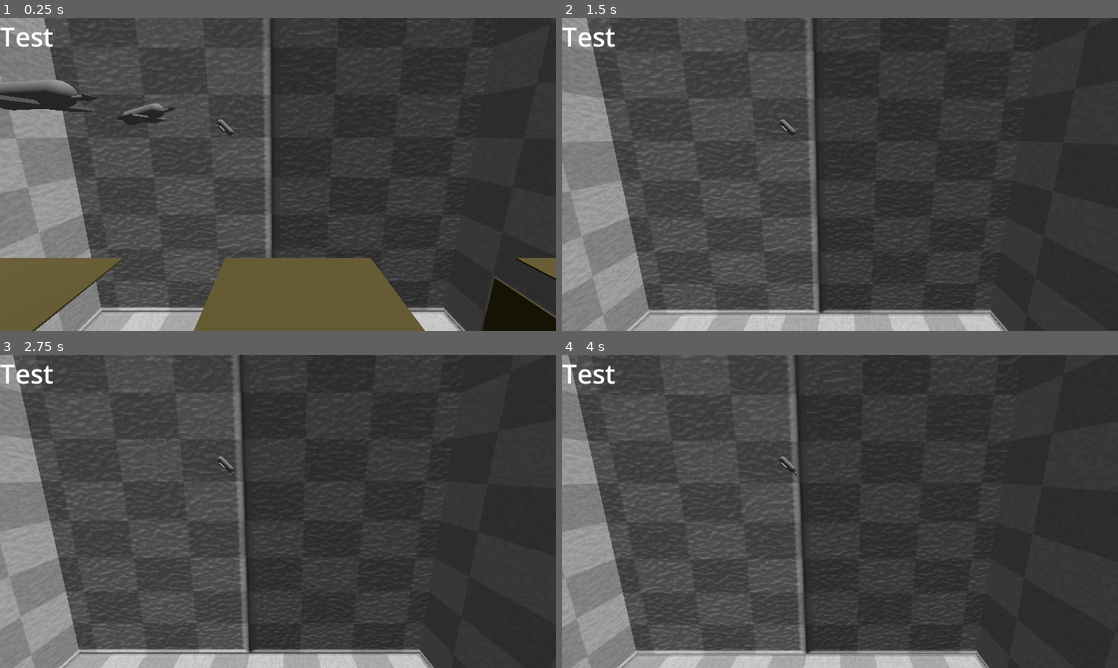
Above: before the commit, frames 1-4 (two rows, left to right).
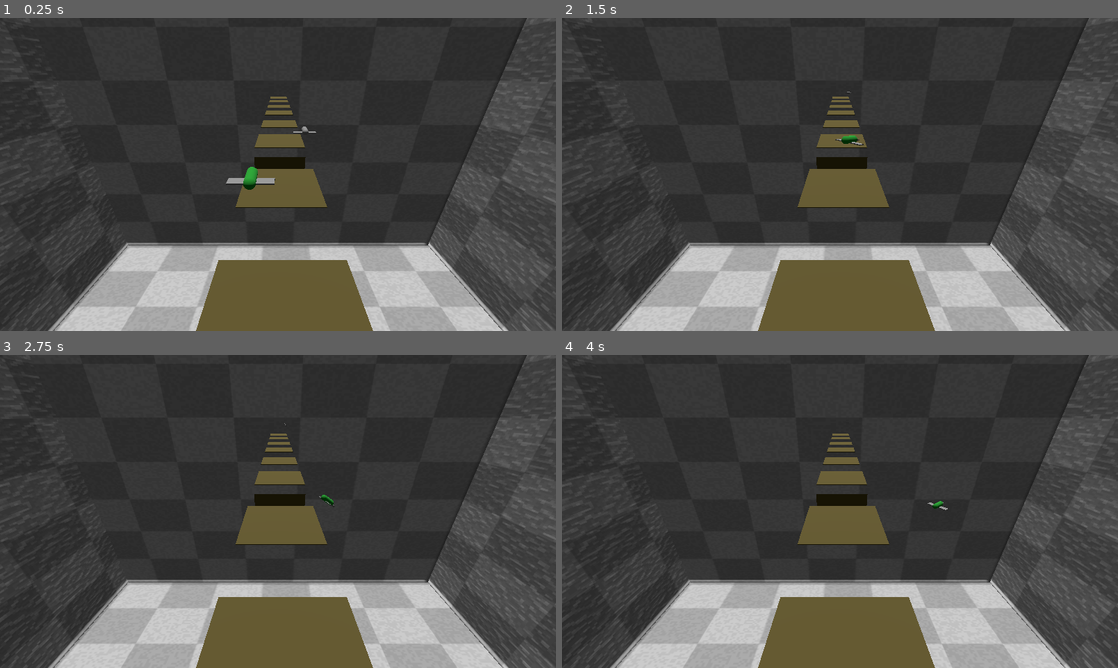
Above: after the commit, the same moments.

Repository: BeegFloppa15/Project_Airdrifter
Game: Godot game, scene res://testing_scene_1.tscn
Two runs of this game, one before a commit and one after it. Both use one fixed random seed, a clock stepped at 60 frames per second and the inputs below.
Inputs:
- Up to frame 1 (0.25 s): no input
- Up to frame 2 (1.5 s): hold D (bank_right, bound only after the commit) 0.53-1.28 s; hold W (pitch_down, bound only after the commit) from 1.28 s (still down)
- Up to frame 3 (2.75 s): release W (pitch_down, bound only after the commit) at 2.03 s; hold D (bank_right, bound only after the commit) from 2.03 s (still down)
- Up to frame 4 (4 s): release D (bank_right, bound only after the commit) at 2.78 s; hold S (pitch_up, bound only after the commit) 2.78-3.53 s; hold A (bank_left, bound only after the commit) from 3.53 s (still down)

The runs differ from the first frame. In frame 1, 46% of the frame differs, in the area x 0-100%, y 0-100%; in frame 2, 49%; in frame 3, 47%; in frame 4, 46%.

Commit message:
Added Flight controls, but still no success of getting physical model right

Diff:
--- /dev/null
+++ b/airdrifter-v1/Gliders/CharacterGlider.gd
@@ -0,0 +1,18 @@
+extends CharacterBody3D
+
+@export var rotation_rate: float = 50.0
+
+func _physics_process(delta: float) -> void:
+	translate(Vector3(0, 0, 10 * delta))
+
+func _process(delta: float) -> void:
+	var left_vector = (global_transform.basis * Vector3.MODEL_LEFT).normalized()
+
+	if Input.is_action_pressed("pitch_down"):
+		rotate(left_vector, deg_to_rad(rotation_rate * delta))
+	if Input.is_action_pressed("pitch_up"):
+		rotate(left_vector, deg_to_rad(rotation_rate * delta * -1))
+	if Input.is_action_pressed("bank_left"):
+		rotate(Vector3.MODEL_TOP, deg_to_rad(rotation_rate * delta ))
+	if Input.is_action_pressed("bank_right"):
+		rotate(Vector3.MODEL_TOP, deg_to_rad(rotation_rate * delta * -1.0))
--- a/airdrifter-v1/Gliders/PhysicsGlider.gd
+++ b/airdrifter-v1/Gliders/PhysicsGlider.gd
@@ -2,6 +2,8 @@
 
 @export var liftForce: float
 @export var use_this_cam: bool = false
+@export var rotation_rate: float = 50;
+@export var forward_vector: Vector3
 
 func _ready() -> void:
 	if use_this_cam:
@@ -16,10 +18,12 @@
 
 	var vertical_velocity = linear_velocity.y
 
+	#Problem: When we rotate left and right, the plane doesn't turn immediately. That only changes as a result of losing altitude
 	if vertical_velocity < 0:
-		var forward_vector = (global_transform.basis * Vector3(0, 0, 1)).normalized()
+		forward_vector = (global_transform.basis * Vector3(0, 0, 1)).normalized()
 		forward_vector *= vertical_velocity * -0.1
-		state.linear_velocity += forward_vector.limit_length(5)
+		state.linear_velocity += forward_vector
+
 
 
 func calculate_lift(state: PhysicsDirectBodyState3D) -> Vector3:
@@ -31,4 +35,17 @@
 
 	# Calculating lift based on horizontal velocity
 	var lift = up_vector *  horizontal_velocity.length() * 0.01
-	return lift.limit_length(50)
+	return lift.clampf(0, state.linear_velocity.y * -1.0)
+
+#Handling player input and rotation here for now
+func _physics_process(delta: float) -> void:
+	var left_vector = (global_transform.basis * Vector3.MODEL_LEFT).normalized()
+
+	if Input.is_action_pressed("pitch_down"):
+		rotate(left_vector, deg_to_rad(rotation_rate * delta))
+	if Input.is_action_pressed("pitch_up"):
+		rotate(left_vector, deg_to_rad(rotation_rate * delta * -1))
+	if Input.is_action_pressed("bank_left"):
+		rotate(Vector3.MODEL_TOP, deg_to_rad(rotation_rate * delta ))
+	if Input.is_action_pressed("bank_right"):
+		rotate(Vector3.MODEL_TOP, deg_to_rad(rotation_rate * delta * -1.0))
--- a/airdrifter-v1/Gliders/glider_v_1.tscn
+++ b/airdrifter-v1/Gliders/glider_v_1.tscn
@@ -3,7 +3,8 @@
 [ext_resource type="Script" uid="uid://cfc8c5i2jjf1" path="res://Gliders/PhysicsGlider.gd" id="1_fv0t4"]
 
 [sub_resource type="PhysicsMaterial" id="PhysicsMaterial_eub4b"]
-bounce = 0.22
+bounce = 0.02
+absorbent = true
 
 [sub_resource type="BoxMesh" id="BoxMesh_5gnin"]
 size = Vector3(1, 0.135, 4)
@@ -23,6 +24,7 @@
 mass = 1.159
 physics_material_override = SubResource("PhysicsMaterial_eub4b")
 linear_velocity = Vector3(0, 0, 100)
+linear_damp_mode = 1
 linear_damp = 0.75
 script = ExtResource("1_fv0t4")
 
--- a/airdrifter-v1/glider_v_2.tscn
+++ b/airdrifter-v1/Gliders/glider_v_2.tscn
@@ -1,6 +1,6 @@
 [gd_scene load_steps=8 format=3 uid="uid://0a23uy3u3iee"]
 
-[ext_resource type="Script" uid="uid://b7xgup6yy5vh2" path="res://glider_v_2.gd" id="1_f15xp"]
+[ext_resource type="Script" uid="uid://xu4g8u8yki33" path="res://Gliders/CharacterGlider.gd" id="1_y6s1q"]
 
 [sub_resource type="BoxMesh" id="BoxMesh_x5gwl"]
 size = Vector3(1, 0.135, 4)
@@ -21,7 +21,7 @@
 size = Vector3(2.68408, 0.900146, 1)
 
 [node name="Glider V2" type="CharacterBody3D"]
-script = ExtResource("1_f15xp")
+script = ExtResource("1_y6s1q")
 
 [node name="Mesh" type="Node3D" parent="."]
 
--- /dev/null
+++ b/airdrifter-v1/debug_ui.gd
@@ -0,0 +1,8 @@
+extends Control
+
+@export var glider_object : RigidBody3D
+
+func _process(delta: float) -> void:
+	$AltitudeLabel.set_text("Altitude: %0.2f" %glider_object.position.y)
+	$"Velocity Label".set_text("Airspeed: %0.2f" %glider_object.linear_velocity.length())
+	$"AoA Label".set_text("%0.2f : Pitch" %glider_object.rotation_degrees.x)
--- a/airdrifter-v1/project.godot
+++ b/airdrifter-v1/project.godot
@@ -24,3 +24,26 @@
 [dotnet]
 
 project/assembly_name="Airdrifter V1"
+
+[input]
+
+pitch_down={
+"deadzone": 0.2,
+"events": [Object(InputEventKey,"resource_local_to_scene":false,"resource_name":"","device":-1,"window_id":0,"alt_pressed":false,"shift_pressed":false,"ctrl_pressed":false,"meta_pressed":false,"pressed":false,"keycode":0,"physical_keycode":87,"key_label":0,"unicode":119,"location":0,"echo":false,"script":null)
+]
+}
+pitch_up={
+"deadzone": 0.2,
+"events": [Object(InputEventKey,"resource_local_to_scene":false,"resource_name":"","device":-1,"window_id":0,"alt_pressed":false,"shift_pressed":false,"ctrl_pressed":false,"meta_pressed":false,"pressed":false,"keycode":0,"physical_keycode":83,"key_label":0,"unicode":115,"location":0,"echo":false,"script":null)
+]
+}
+bank_left={
+"deadzone": 0.2,
+"events": [Object(InputEventKey,"resource_local_to_scene":false,"resource_name":"","device":-1,"window_id":0,"alt_pressed":false,"shift_pressed":false,"ctrl_pressed":false,"meta_pressed":false,"pressed":false,"keycode":0,"physical_keycode":65,"key_label":0,"unicode":97,"location":0,"echo":false,"script":null)
+]
+}
+bank_right={
+"deadzone": 0.2,
+"events": [Object(InputEventKey,"resource_local_to_scene":false,"resource_name":"","device":-1,"window_id":0,"alt_pressed":false,"shift_pressed":false,"ctrl_pressed":false,"meta_pressed":false,"pressed":false,"keycode":0,"physical_keycode":68,"key_label":0,"unicode":100,"location":0,"echo":false,"script":null)
+]
+}
--- a/airdrifter-v1/testing_scene_1.tscn
+++ b/airdrifter-v1/testing_scene_1.tscn
@@ -1,7 +1,9 @@
-[gd_scene load_steps=8 format=3 uid="uid://dp4pv4tev41gr"]
+[gd_scene load_steps=10 format=3 uid="uid://dp4pv4tev41gr"]
 
 [ext_resource type="PackedScene" uid="uid://daa4md30g68ha" path="res://Gliders/glider_v_1.tscn" id="1_pr04o"]
 [ext_resource type="Material" uid="uid://bhf6anoy7ga0a" path="res://Materials/GridBox.tres" id="2_5fhe2"]
+[ext_resource type="Script" uid="uid://d0gthejuvixfb" path="res://debug_ui.gd" id="2_7hcdr"]
+[ext_resource type="PackedScene" uid="uid://0a23uy3u3iee" path="res://Gliders/glider_v_2.tscn" id="4_nvn2u"]
 
 [sub_resource type="StandardMaterial3D" id="StandardMaterial3D_pr04o"]
 albedo_color = Color(0.37, 0.32782, 0.1591, 1)
@@ -22,18 +24,16 @@
 
 [node name="Testing Scene 1" type="Node"]
 
+[node name="Camera3D" type="Camera3D" parent="."]
+transform = Transform3D(-1, -1.6988e-08, 8.57563e-08, 2.26267e-08, 0.89722, 0.441584, -8.44439e-08, 0.441584, -0.89722, 0.732899, 26.0978, -12.671)
+
 [node name="Glider V1" parent="." instance=ExtResource("1_pr04o")]
-transform = Transform3D(1, -2.98023e-08, 0, 2.10734e-08, 0.707107, -0.707107, 2.10734e-08, 0.707107, 0.707107, 17, 16.8696, 1)
+transform = Transform3D(1, -2.98023e-08, 0, 2.98023e-08, 1, 0, -1.77636e-15, 0, 1, -4, 16.8696, 1)
 mass = 30.0
+linear_damp = 0.5
 
-[node name="Camera3D" type="Camera3D" parent="Glider V1"]
-transform = Transform3D(-2.2638e-08, 0.19432, -0.980938, 0.707107, 0.693628, 0.137405, 0.707107, -0.693628, -0.137405, -32.2671, 5.34375, 6.43524)
-
-[node name="Glider V2" parent="." instance=ExtResource("1_pr04o")]
-transform = Transform3D(1, -2.98023e-08, 0, 2.87868e-08, 0.965926, 0.258819, -7.7134e-09, -0.258819, 0.965926, 0, 16.8696, 1)
-
-[node name="Glider V3" parent="." instance=ExtResource("1_pr04o")]
-transform = Transform3D(1, 0, 0, 0, 0.998971, 0.045363, 0, -0.045363, 0.998971, -7, 16.8696, 1)
+[node name="Glider V2" parent="." instance=ExtResource("4_nvn2u")]
+transform = Transform3D(1, 0, 0, 0, 1, 0, 0, 0, 1, 3, 18, 0)
 
 [node name="DirectionalLight3D" type="DirectionalLight3D" parent="."]
 transform = Transform3D(1, 0, 0, 0, 0.211666, 0.977342, 0, -0.977342, 0.211666, -7.8691, 2.66982, 0)
@@ -118,20 +118,53 @@
 [node name="CollisionShape3D" type="CollisionShape3D" parent="Floor2"]
 shape = SubResource("BoxShape3D_7hcdr")
 
-[node name="Control" type="Control" parent="."]
+[node name="Debug UI" type="Control" parent="." node_paths=PackedStringArray("glider_object")]
+visible = false
 layout_mode = 3
 anchors_preset = 15
 anchor_right = 1.0
 anchor_bottom = 1.0
 grow_horizontal = 2
 grow_vertical = 2
+script = ExtResource("2_7hcdr")
+glider_object = NodePath("../Glider V1")
 
-[node name="Label" type="Label" parent="Control"]
-layout_mode = 0
-offset_right = 77.0
-offset_bottom = 35.0
+[node name="AltitudeLabel" type="Label" parent="Debug UI"]
+layout_mode = 1
+anchors_preset = 2
+anchor_top = 1.0
+anchor_bottom = 1.0
+offset_top = -84.0
+offset_right = 302.0
+grow_vertical = 0
 theme_override_font_sizes/font_size = 61
-text = "Test"
+text = "Altitude: 0"
+
+[node name="Velocity Label" type="Label" parent="Debug UI"]
+layout_mode = 1
+anchors_preset = 2
+anchor_top = 1.0
+anchor_bottom = 1.0
+offset_top = -155.0
+offset_right = 302.0
+offset_bottom = -71.0
+grow_vertical = 0
+theme_override_font_sizes/font_size = 61
+text = "Airspeed: 0"
+
+[node name="AoA Label" type="Label" parent="Debug UI"]
+layout_mode = 1
+anchors_preset = 3
+anchor_left = 1.0
+anchor_top = 1.0
+anchor_right = 1.0
+anchor_bottom = 1.0
+offset_left = -327.0
+offset_top = -84.0
+grow_horizontal = 0
+grow_vertical = 0
+theme_override_font_sizes/font_size = 61
+text = ":Angle of Attack"
 
 [node name="WorldEnvironment" type="WorldEnvironment" parent="."]
 environment = SubResource("Environment_pr04o")
Not shown, added: airdrifter-v1/Gliders/CharacterGlider.gd.uid
Not shown, added: airdrifter-v1/debug_ui.gd.uid
